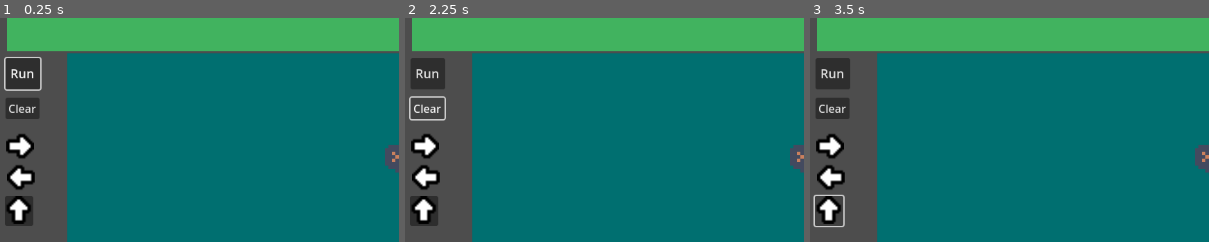
Above: before the commit, frames 1-3 (left to right).
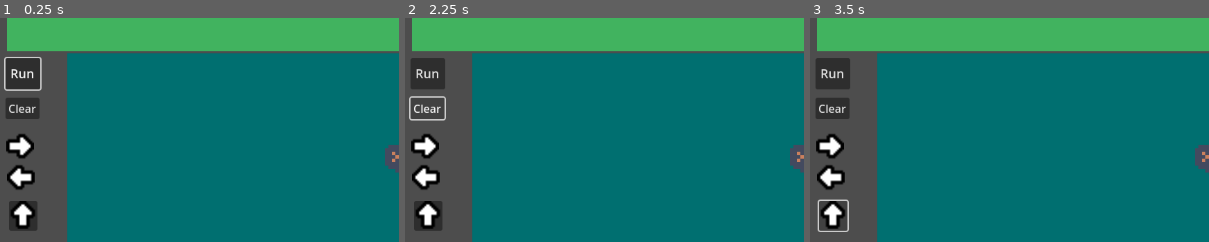
Above: after the commit, the same moments.

Repository: HumaidEbrahim/Arcademia
Game: Godot game, scene res://scenes/TestLevel.tscn
Same seed, same stepped clock (60 frames per second), same inputs: the game is played once before the commit and once after it.
Inputs (mouse positions are % of the whole screen's width and height, from its top left; square brackets give the same spot before the commit, where the layout moved):
- Up to frame 1 (0.25 s): no input
- Up to frame 2 (2.25 s): click (3, 44) [2, 43] at 0.5 s; click "Run" at 1.25 s; click "Clear" at 2 s
- Up to frame 3 (3.5 s): click (3, 44) [2, 43] at 2.75 s
The pictures show only the part of the screen within x 0-50%, y 0-50%; the shares and areas given below are measured in that part.

The runs differ from the first frame. In frame 1, 0.9% of the frame differs, in the area x 1-10%, y 79-96%; in frame 2, 0.9%; in frame 3, 1.0%, in the area x 0-10%, y 78-96%.

Commit message:
Needless updates
just small useless updates.

Diff:
--- a/arcademia_puzzle_blocks/scenes/TestLevel.tscn
+++ b/arcademia_puzzle_blocks/scenes/TestLevel.tscn
@@ -17,12 +17,16 @@
 
 [node name="Move_up" type="Control" parent="DragUi/Palette" index="2"]
 anchors_preset = 0
-offset_left = -2.0
-offset_top = 92.0
-offset_right = 38.0
-offset_bottom = 132.0
+offset_left = 4.0
+offset_top = 99.0
+offset_right = 44.0
+offset_bottom = 139.0
 script = ExtResource("2_8xg12")
+target_path = NodePath("../../../Character")
+action_type = "move_up"
+action_type = "move_up"
 metadata/_custom_type_script = "uid://eaxrt576ev67"
+metadata/_edit_group_ = true
 
 [node name="TextureRect" type="TextureRect" parent="DragUi/Palette/Move_up"]
 layout_mode = 0
@@ -41,14 +45,12 @@
 offset_right = 1.0
 
 [node name="RunButton" parent="DragUi" index="2"]
-layout_mode = 0
 offset_left = 8.0
 offset_top = 58.0
 offset_right = 58.0
 offset_bottom = 103.0
 
 [node name="ClearButton" parent="DragUi" index="3"]
-layout_mode = 0
 offset_left = 8.0
 offset_top = 115.0
 offset_right = 57.0
